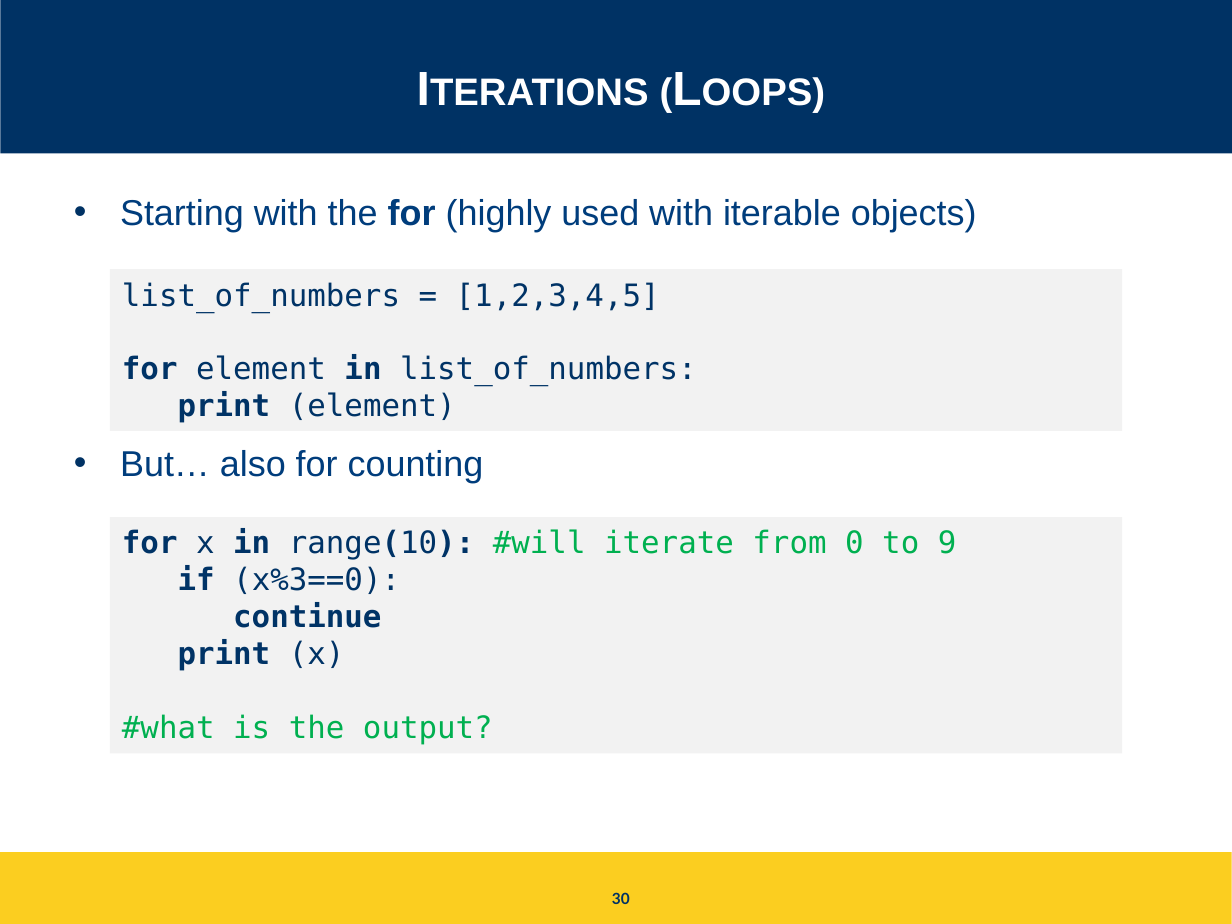
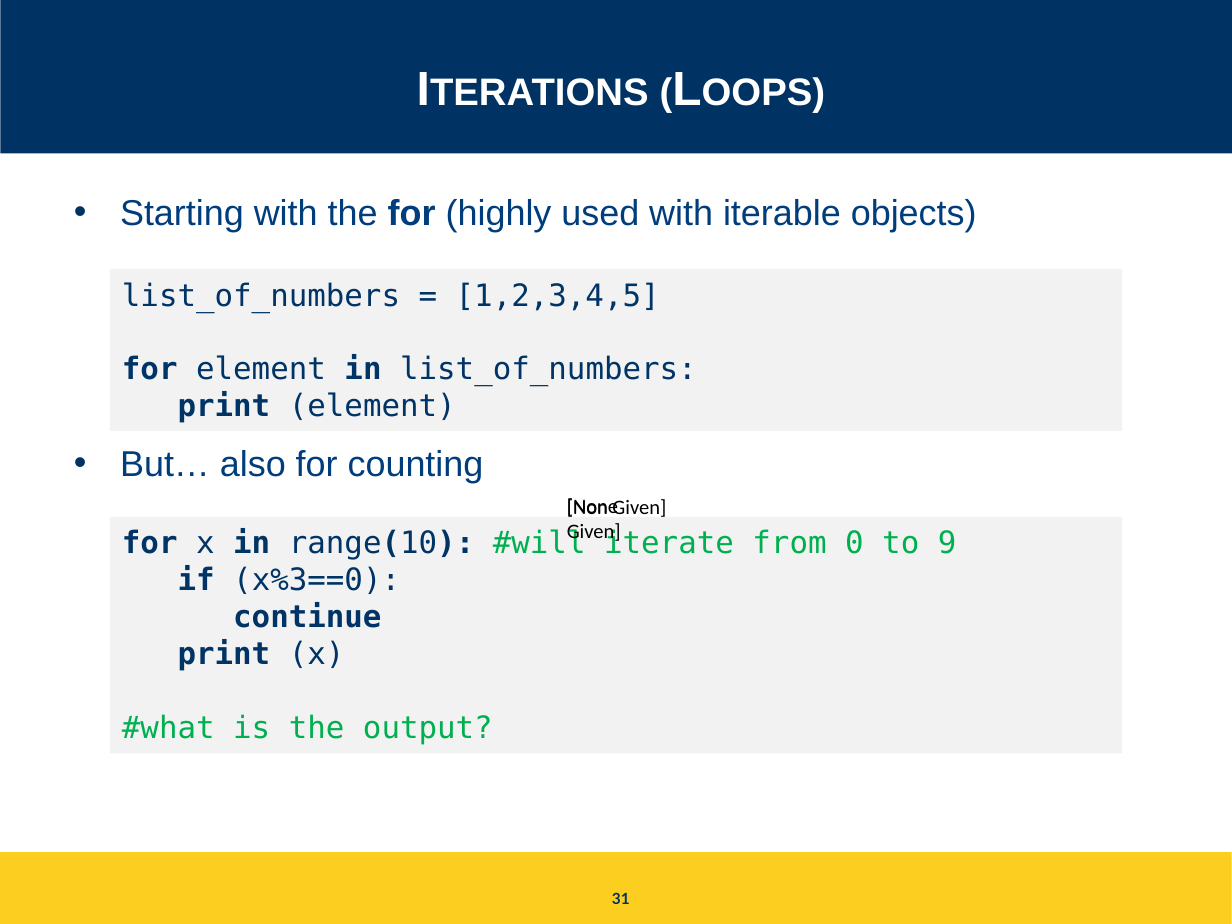
Before and after one commit to igorsteinmacher/INF502-Fall2020, a slide deck: slide 31 of slides/Python_ready_set_go.pptx (slide 30 before the commit). Drawn at 1232x924 pixels with LibreOffice and Linux fonts; fonts in the diff are those of the drawing. Boxes give left, top, right and bottom in pixels: in the first picture for what was removed or moved away, otherwise in the second. Text is boxed around its words. In the diff, an @@ line names an element or a change of style, - is before the commit and + after.

```diff
--- a/slides/Python_ready_set_go.pptx
+++ b/slides/Python_ready_set_go.pptx
@@ table added at <box>565,493,676,548</box>, 1 rows, 1 columns @@
+[None Given]
@@ table added at <box>565,493,676,521</box>, 1 rows, 1 columns @@
+[Non Given]
@@ page number at <box>612,892,630,904</box>: text changed @@
-30
+31
```
Also in this commit, not shown: 2 other slides changed, 1 slide added, 2 slides removed, 1 other file.
